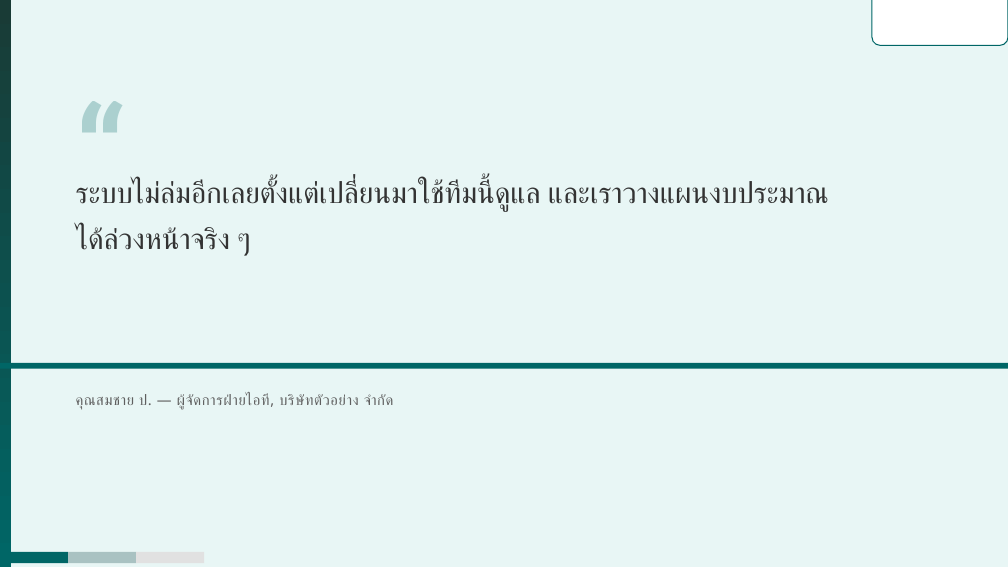
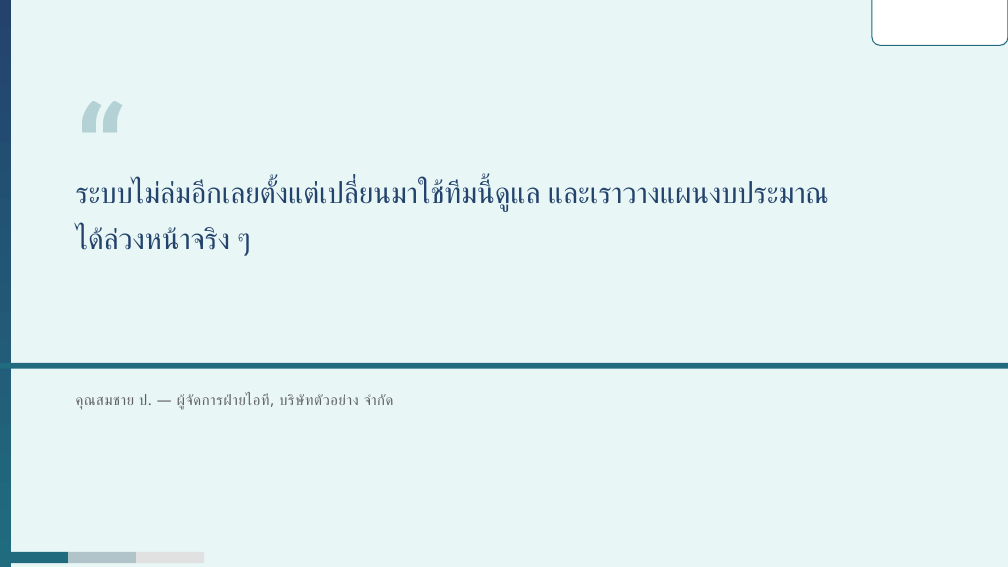
Before and after one commit to rofthanakrit-maker/nct-design-system, a slide deck: slide 16 of NCT-Slide-Template-Corp-Demo.pptx. Drawn at 1008x567 pixels with LibreOffice and Linux fonts; fonts in the diff are those of the drawing; background and template pictures are left out. Boxes give left, top, right and bottom in pixels: in the first picture for what was removed or moved away, otherwise in the second. Text is boxed around its words. In the diff, an @@ line names an element or a change of style, - is before the commit and + after.

```diff
--- a/NCT-Slide-Template-Corp-Demo.pptx
+++ b/NCT-Slide-Template-Corp-Demo.pptx
@@ rectangle at (0, 0, 11, 567): fill gradient #193B36 to #006666 to gradient #23436D to #216B7F @@
@@ round same rect at (872, 0, 1008, 45): outline #006666 1 pt to #216B7F 1 pt @@
@@ text "ระบบไม่ล่มอีกเลยตั้งแต่เปลี่ยนมาใช้ทีมนี้ดูแล และเราวางแผนงบ ..." at (76, 180, 541, 256): text colour #333333 to #23436D @@
@@ rectangle at (0, 363, 1008, 368): fill #006666 to #216B7F @@
@@ rectangle at (0, 552, 68, 563): fill #006666 to #216B7F @@
@@ rectangle at (68, 552, 136, 563): fill #A9C2C2 to #B1C4C9 @@
```
Also in this commit, not shown: 19 other slides changed, 40 other files.
